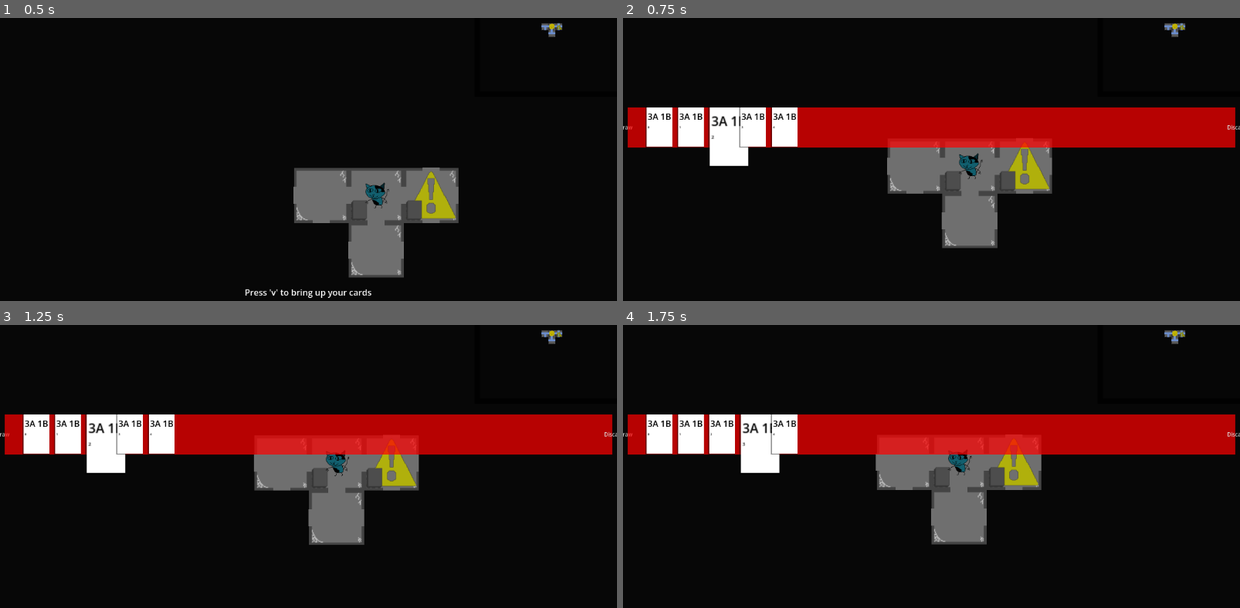
Above: before the commit, frames 1-4 (two rows, left to right).
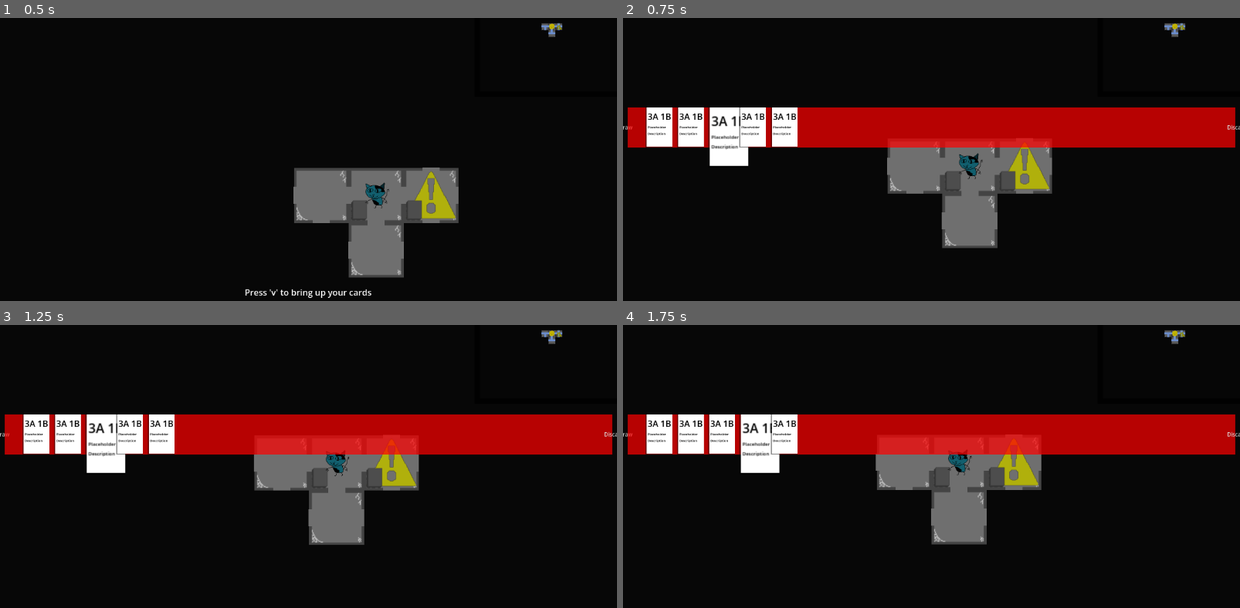
Above: after the commit, the same moments.

Repository: emrysshevek/gameganggame
Game: Godot game, scene res://scenes/GameScene.tscn
Same seed, same stepped clock (60 frames per second), same inputs: the game is played once before the commit and once after it.
Inputs (mouse positions are in pixels of both pictures, inside the frame that each line leads up to):
- Up to frame 1 (0.5 s): no input
- Up to frame 2 (0.75 s): tap V (debug_v) at 0.5 s; move the mouse to (1067, 111) at 0.52 s; hold D (move_right) from 0.53 s (still down); click (1067, 111) at 0.6 s
- Up to frame 3 (1.25 s): keep holding D (move_right)
- Up to frame 4 (1.75 s): release D (move_right) at 1.25 s; drag from (808, 452) to (900, 503) at 1.27 s

Frame 1 is identical in both runs. In frame 2, 0.3% of the frame differs, in the area x 4-28%, y 38-47%; in frame 3, 0.3%; in frame 4, 0.3%.

Commit message:
fixed card index issue

Diff:
--- a/cards/card_manager.gd
+++ b/cards/card_manager.gd
@@ -10,9 +10,10 @@
 
 var input_man:PlayerInputManager
 
-@onready var _selected_card_index:int = 2:
-	get():
-		return _selected_card_index
+var _selected_card_index_helper := 2 # pretend this doesn't exist :)
+var _selected_card_index:int = _selected_card_index_helper:
+	get:
+		return _selected_card_index_helper
 	set(new_value):
 		if hand_pile.count == 0:
 			new_value = -1
@@ -20,9 +21,9 @@
 			new_value = hand_pile.count - 1
 		elif new_value > hand_pile.count - 1:
 			new_value = 0
-		_selected_card_index = new_value
+		_selected_card_index_helper = new_value
 		if new_value != -1:
-			_card_selection_visuals(_selected_card_index)
+			_card_selection_visuals(_selected_card_index_helper)
 
 var card_being_played:Card
 
@@ -99,7 +100,6 @@
 
 #region Private Methods
 func _handle_input():
-	# TODO: REMOVE!!!
 	if input_man.is_action_just_released("move_up"):
 		var card: Card = card_scene.instantiate()
 		deck.add_card(card)
@@ -154,6 +154,7 @@
 func _on_state_machine_switched(old_state:String, new_state:String):
 	if new_state == Model.InputState.CARD or old_state == Model.InputState.CARD:
 		_toggle_visibility()
+	if new_state == Model.InputState.CARD:
 		_selected_card_index = int(hand_pile.count / 2)
 
 func _on_card_played(_card:Card):
--- a/cards/pile.gd
+++ b/cards/pile.gd
@@ -120,7 +120,6 @@
 	for i in len(ordered_cards):
 		var card := ordered_cards[i]
 		curr_pos += spacing
-		card._description_label.text = str(i)
 		card.global_position = curr_pos
 		card.z_index = i
 
